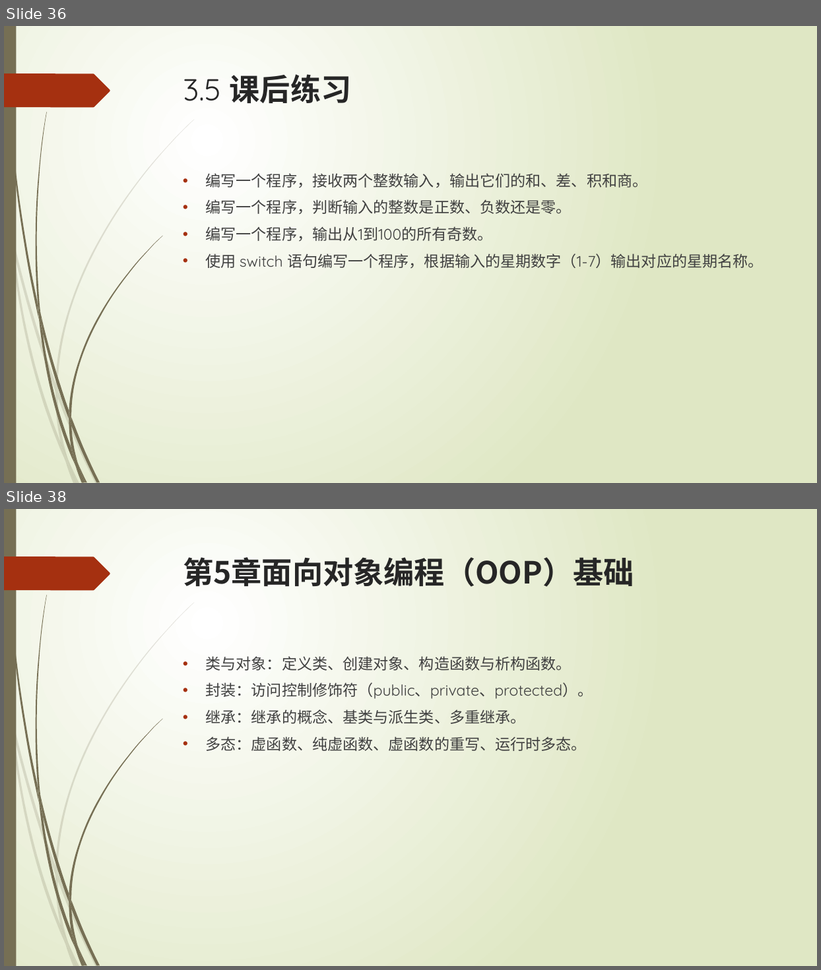
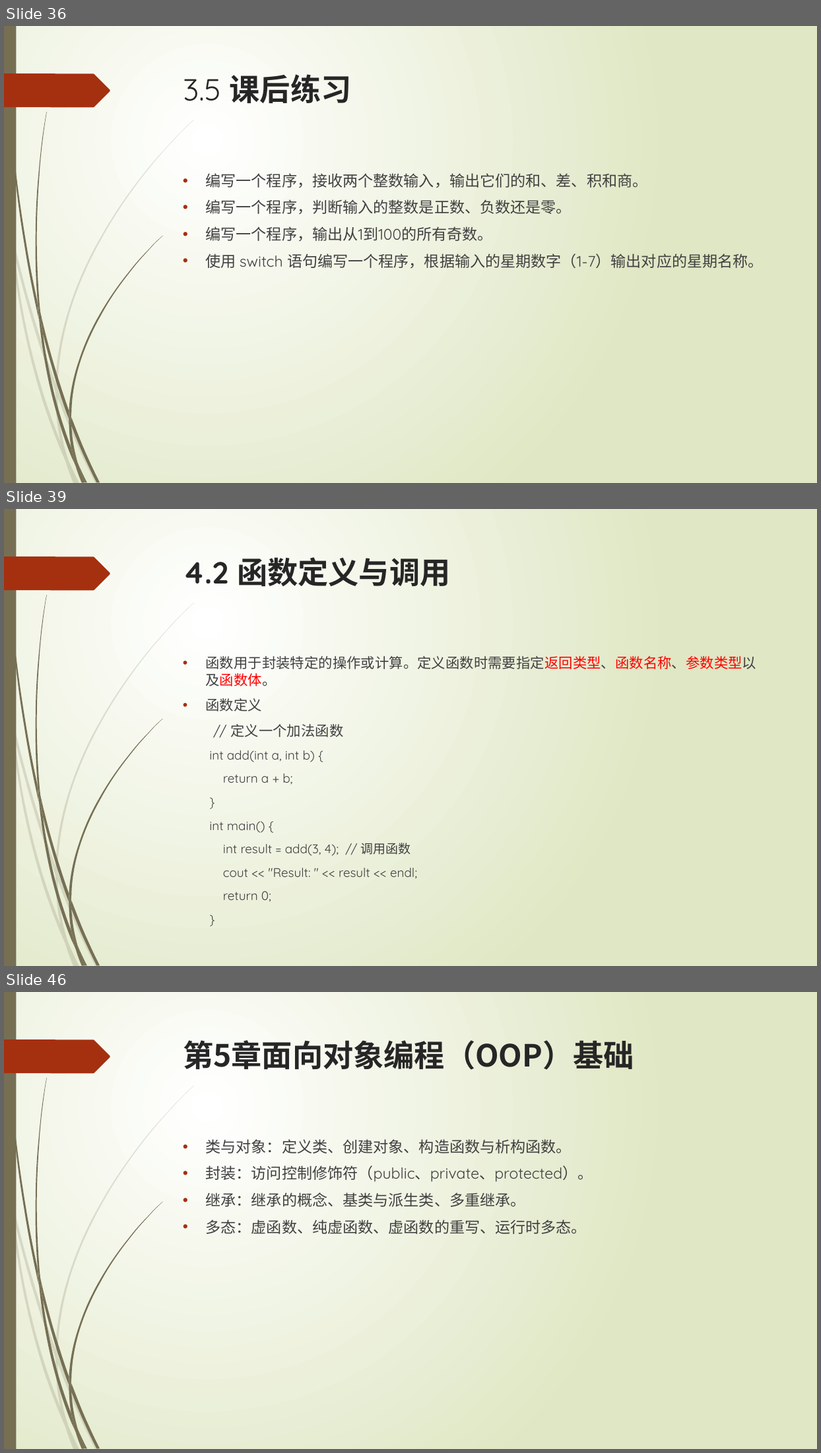
Before and after one commit to liuty2006/learn, a slide deck: learn_cpp/docs/C++语言培训.pptx. Shown one above the other, each under a label of ours: slides 36 and 38 before the commit, slides 36, 39 and 46 after it; the slides between them are not shown. The pictures are 821x970 and 821x1453 pixels, drawn with LibreOffice and Linux fonts; fonts in the diff are those of the drawing. Boxes give left, top, right and bottom in pixels: in the first picture for what was removed or moved away, otherwise in the second. Text is boxed around its words. In the diff, an @@ line names an element or a change of style, - is before the commit and + after.

```diff
--- a/learn_cpp/docs/C++语言培训.pptx
+++ b/learn_cpp/docs/C++语言培训.pptx
@@ slide 39 added at (x1=4, y1=509, x2=817, y2=966), background gradient #FFFFFF to #DFE8C4; not listed: 24 template elements that a slide beside it also shows @@
@@ title added at (x1=183, y1=557, x2=450, y2=586), 36 pt, text #262626, bold @@
+4.2 函数定义与调用
@@ text added at (x1=206, y1=654, x2=757, y2=902), 14.8 pt, text #404040 @@
+• 函数用于封装特定的操作或计算。定义函数时需要指定返回类型、函数名称、参数类型以及函数体。
+• 函数定义
+// 定义一个加法函数
+  int add(int a, int b) {
+  return a + b;
+  }
+  int main() {
+  int result = add(3, 4); // 调用函数
+  cout << "Result: " << result << endl;
+  return 0;
+  }
@@ what was slide 38 is now slide 46 @@
```
Also in this commit, not shown: 1 slide changed, 7 other slides added, 25 other files.
